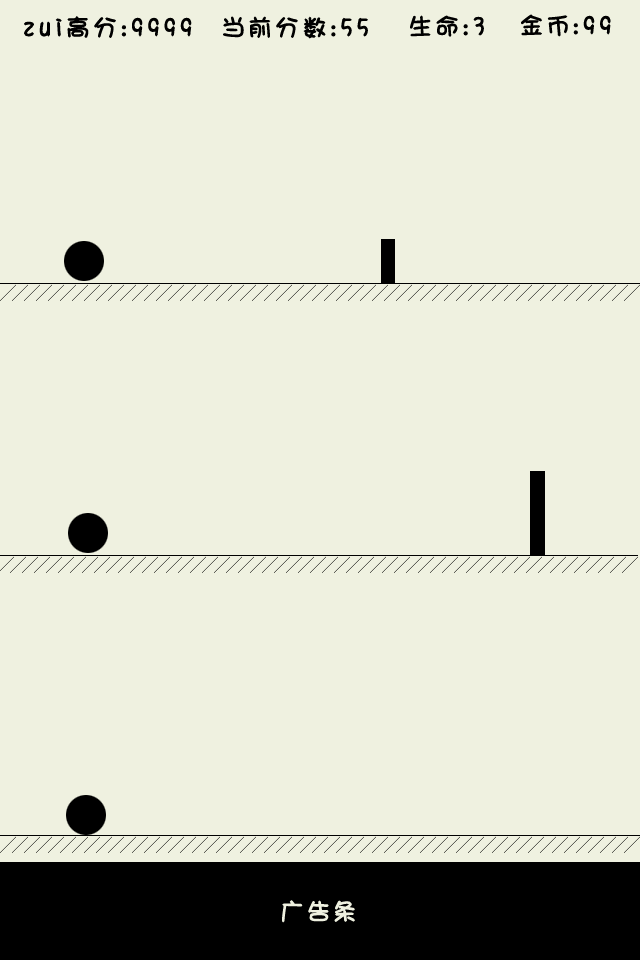
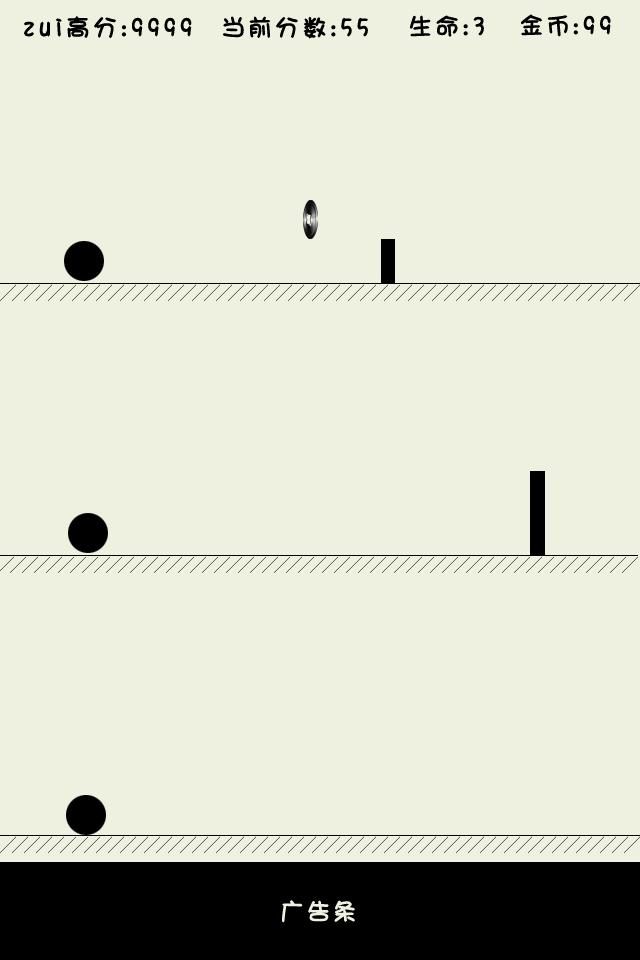
The second 640x960 image is a revision of the first. Changes to its layers:
added layer "图层 5" above "广告条" over [303, 200, 318, 239]
